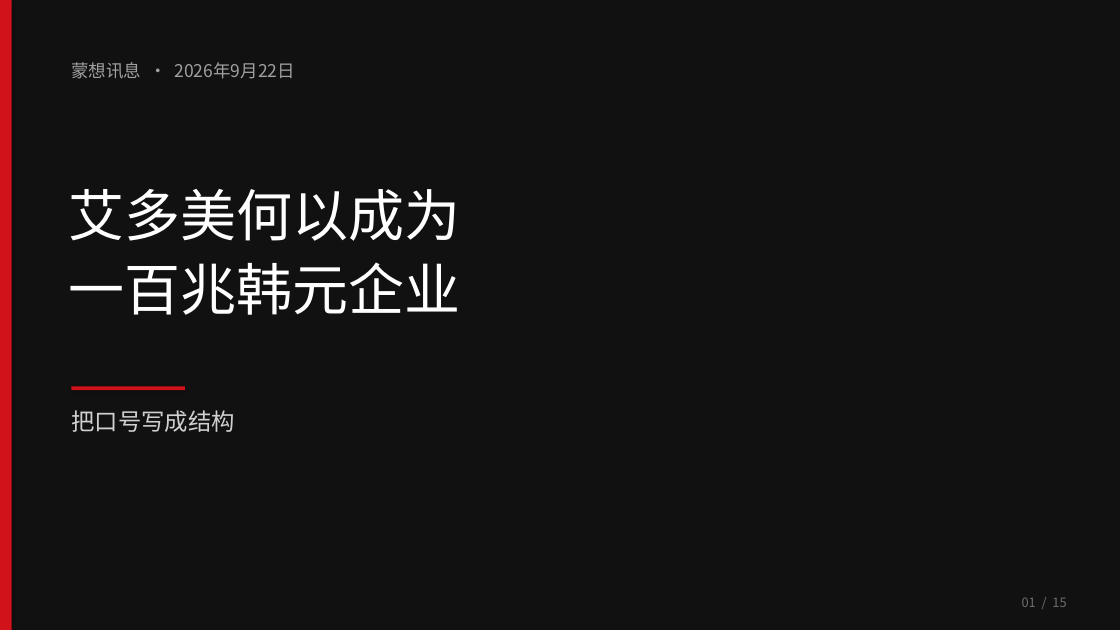
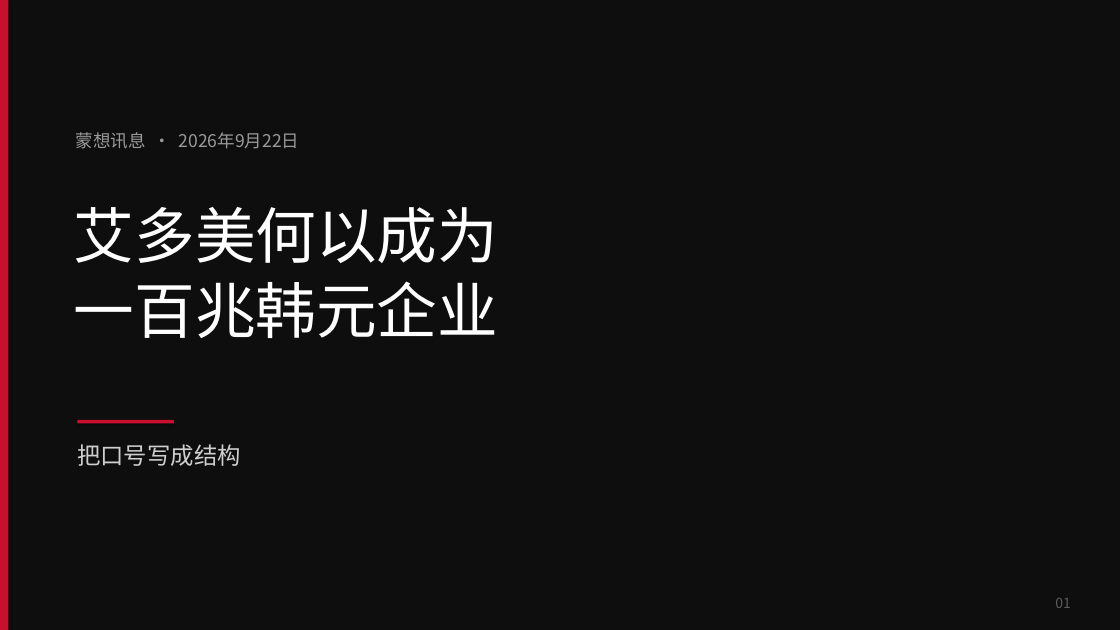
Before and after one commit to headshot9999/xiaoyi, a slide deck: slide 1 of 艾多美何以成为100兆韩元企业.pptx. Drawn at 1120x630 pixels with LibreOffice and Linux fonts; fonts in the diff are those of the drawing. Boxes give left, top, right and bottom in pixels: in the first picture for what was removed or moved away, otherwise in the second. Text is boxed around its words. In the diff, an @@ line names an element or a change of style, - is before the commit and + after.

```diff
--- a/艾多美何以成为100兆韩元企业.pptx
+++ b/艾多美何以成为100兆韩元企业.pptx
@@ background #111111 to #0E0E0E @@
@@ rectangle resized from (x1=0, y1=0, x2=12, y2=630) to (x1=0, y1=0, x2=8, y2=630) @@
@@ rectangle at (x1=0, y1=0, x2=8, y2=630): fill #D0121A to #C8102E @@
@@ text "蒙想讯息 · 2026年9月22日" moved from (x1=71, y1=62, x2=295, y2=79) to (x1=76, y1=132, x2=299, y2=149) @@
@@ text "蒙想讯息 · 2026年9月22日" at (x1=76, y1=132, x2=299, y2=149): text colour #A0A0A0 to #9A9A9A @@
@@ text "艾多美何以成为" moved from (x1=69, y1=189, x2=461, y2=315) to (x1=74, y1=207, x2=498, y2=338) @@
@@ text "艾多美何以成为" at (x1=74, y1=207, x2=498, y2=338): size 48 to 52 pt; less space between paragraphs @@
@@ text "把口号写成结构" moved from (x1=71, y1=410, x2=235, y2=432) to (x1=77, y1=444, x2=241, y2=466) @@
@@ text "把口号写成结构" at (x1=77, y1=444, x2=241, y2=466): text colour #D0D0D0 to #CFCFCF @@
@@ rectangle at (x1=77, y1=420, x2=174, y2=423): fill #D0121A to #C8102E @@
@@ rectangle resized from (x1=71, y1=386, x2=185, y2=390) to (x1=77, y1=420, x2=174, y2=423) @@
@@ text at (x1=1055, y1=598, x2=1071, y2=608): text changed; size 11 to 12 pt; text colour #6E6E6E to #5C5C5C @@
-01 / 15
+01
```
Also in this commit, not shown: 14 other slides changed, 2 other files.
